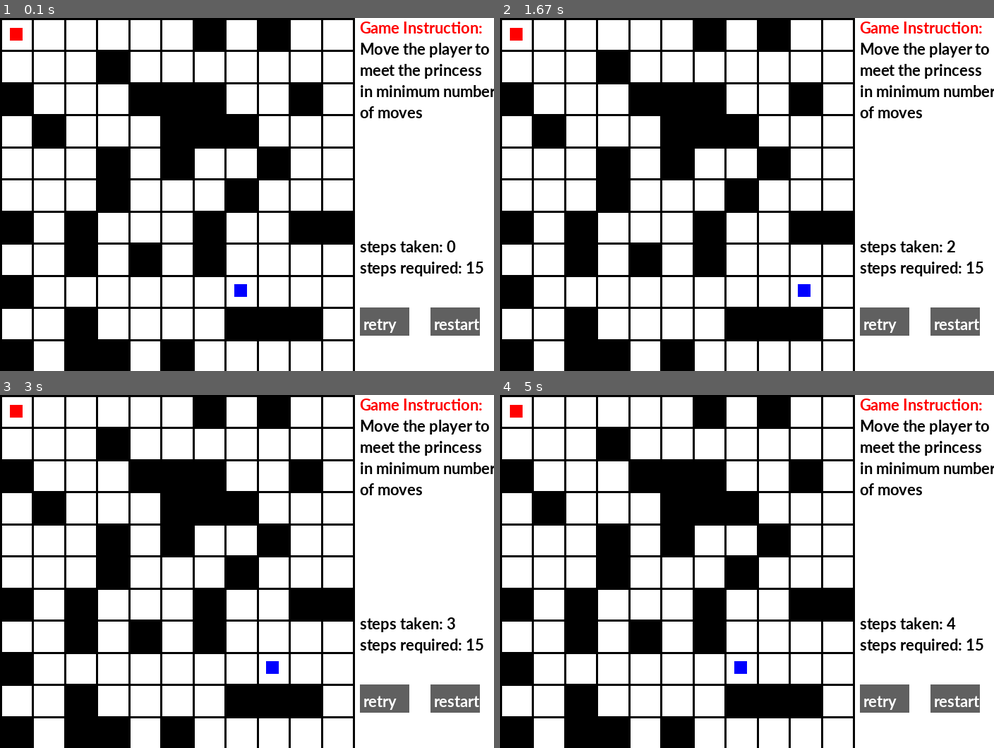
Above: before the commit, frames 1-4 (two rows, left to right).
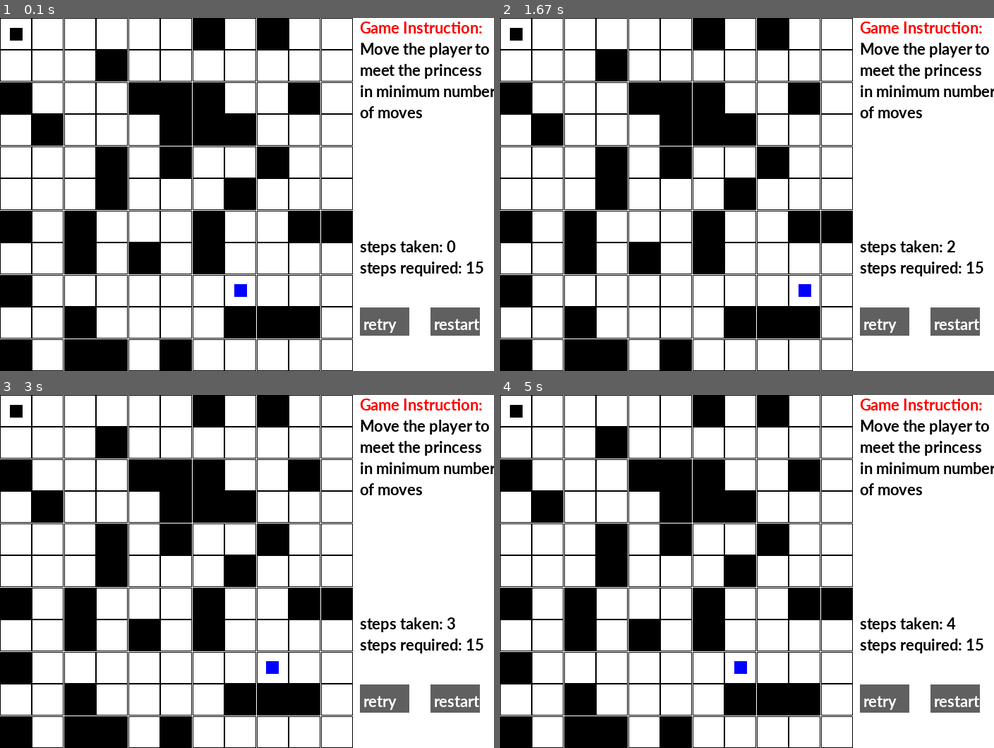
Above: after the commit, the same moments.

Repository: Vincent-lau/pygame_project
Game: pygame game, started from edu_game.py
The game is run twice, just before and just after one commit, with the same random seed, the same clock (stepped at 60 frames per second) and the same inputs.
Inputs (mouse positions are in pixels of both pictures, inside the frame that each line leads up to):
- Up to frame 1 (0.1 s): no input
- Up to frame 2 (1.67 s): hold Right 0.33-0.8 s; hold Right 1.17-1.63 s
- Up to frame 3 (3 s): hold Left 2.57-2.97 s
- Up to frame 4 (5 s): click (593, 518) at 3.05 s; hold Down 4.4-4.77 s; hold Left from 4.8 s (still down)

The runs differ from the first frame. In frame 1, 7.2% of the frame differs, in the area x 0-72%, y 0-100%; in frame 2, 7.2%; in frame 3, 7.2%; in frame 4, 7.2%.

Commit message:
tile as a class

Diff:
--- a/edu_game.py
+++ b/edu_game.py
@@ -12,8 +12,6 @@
 RED = (255, 0, 0)
 BLUE=(0,0,255)
 
-tile_group=pg.sprite.Group()
-wall_group=pg.sprite.Group()
 all_sprites_group=pg.sprite.Group()
 pg.init()
 font = pg.font.SysFont('Calibri', 25, True, False)
@@ -22,7 +20,7 @@
 screen = pg.display.set_mode(screenSize)
 
 
-class Player(pg.sprite.Sprite):
+class Character(pg.sprite.Sprite):
     def __init__(self,pos,cor,size,color):
         super().__init__()
         self.image=pg.Surface(size)
@@ -31,6 +29,7 @@
         self.image.fill(color)
         self.oriCor=copy.deepcopy(cor) # any oriCor must use deepcopy
         self.cor=cor    # cor[0] is the row number and cor[1] is the column number
+        self.size=size
 
     def tracking_key(self,keys):
         pass
@@ -44,12 +43,28 @@
     def reset(self):
         pass
 
-class Tile(pg.sprite.Sprite): # grid lines
-    def __init__(self,pos,size,color):
+
+class Tile(pg.sprite.Sprite):
+    def __init__(self,pos,size):
         super().__init__()
         self.image=pg.Surface(size)
         self.rect=self.image.get_rect(topleft=pos)
-        self.image.fill(color)
+        self.color=1
+        self.centre=[pos[0]+size[0]/2,pos[1]+size[1]/2]
+
+    def set_color(self,color):
+        # this is just a representation, color=1 means that the tile does not need to be filled,
+        # color=0 means it should be filled
+        self.color=color
+
+    def get_color(self):
+        return self.color
+
+    def get_centre(self):
+        return self.centre
+
+    def get_rect(self):
+        return self.rect
 
 
 class Button(object):
@@ -111,16 +126,18 @@
     maze=[]
     princessPos = [0, 0]
     nMazeNum = 0
-
+    tile_list=[]
     def __init__(self):
         super().__init__()
         self.myPlayer=Player1([0,0],[0,0],[0,0],BLACK)
 
+
     def initialise(self):
         # 1=wall 2=player 3=princess
 
         Level1.nMazeNum = random.randrange(5, 30)
         Level1.maze = [[0] * Level1.nMazeNum for i in range(Level1.nMazeNum)]
+        Level1.tile_list = [[0] * Level1.nMazeNum for i in range(Level1.nMazeNum)]
 
         nSpecialElement = random.randrange(0,
                                            int(Level1.nMazeNum * Level1.nMazeNum * 0.5))  # randrange [a,b), 60% of the Level1.maze is wall
@@ -145,40 +162,30 @@
             Level1.maze[wallCor // Level1.nMazeNum][wallCor % Level1.nMazeNum] = 1
 
         print(Level1.maze)
-        for i in range(Level1.nMazeNum + 1):  # +1 in oder to add grid lines of both ends
-            sideLength = 500 / Level1.nMazeNum
-            wall = Tile((0, i * sideLength), (500, 3), BLACK)  # adding grid lines
-            wall_group.add(wall)
-            all_sprites_group.add(wall)
-
-            for j in range(Level1.nMazeNum + 1):
-                if i == 0:
-                    wall = Tile((j * sideLength, 0), (3, 500), BLACK)
-                    wall_group.add(wall)
-                    all_sprites_group.add(wall)
-
-                if i == Level1.nMazeNum or j == Level1.nMazeNum:  # if it is the fringe of the Level1.maze, then go on
-                    continue
+        sideLength = 500 / Level1.nMazeNum
+        for i in range(Level1.nMazeNum):
+            for j in range(Level1.nMazeNum):
+
+                t = Tile((j * sideLength, i * sideLength), (sideLength, sideLength))
+                print(j * sideLength, i * sideLength)
 
                 if Level1.maze[i][j] == 1:
-
-                    tile = Tile([j * sideLength, i * sideLength], [sideLength + 0.8, sideLength + 0.8], BLACK)
-                    # adding 0.8 is not a very good way but makes the Level1.maze look better
-                    tile_group.add(tile)
-                    all_sprites_group.add(tile)
+                    t.set_color(0)
 
                 elif Level1.maze[i][j] == 2:
                     size = [sideLength * 0.4,
                             sideLength * 0.4]  # the size of the player will make up two fifths of a tile
-                    self.myPlayer = Player1((j * sideLength + sideLength * 0.3, i * sideLength + sideLength * 0.3), [i, j],
+                    self.myPlayer = Player1((t.get_centre()[0] - size[0] /2,  + t.get_centre()[1] - size[1]/2), [i, j],
                                       size, BLUE)  # player is centred
                     all_sprites_group.add(self.myPlayer)
 
                 elif Level1.maze[i][j] == 3:
                     size = [sideLength * 0.4, sideLength * 0.4]
-                    princess = Tile((j * sideLength + sideLength * 0.3, i * sideLength + sideLength * 0.3), size, RED)
+                    princess = Tile((t.get_centre()[0] - size[0] /2,  + t.get_centre()[1] - size[1]/2), size)
                     all_sprites_group.add(princess)
                     Level1.princessPos = [i, j]
+
+                Level1.tile_list[i][j]=t
 
     def get_solution(self):
         self.solution=-1
@@ -203,6 +210,11 @@
                 q.append([newR, newC, s[2] + 1])
                 visited[newR][newC] = 1
 
+    def draw_tiles(self):
+        for i in range(Level1.nMazeNum):
+            for j in range(Level1.nMazeNum):
+                t=Level1.tile_list[i][j]
+                pg.draw.rect(screen,BLACK,t.get_rect(),t.get_color()*1)
 
 
     def display_information(self):
@@ -235,9 +247,7 @@
     def restart(self):
         if self.restartButton.isPressed():
             all_sprites_group.empty()
-            wall_group.empty()
-            tile_group.empty()
-
+            self.tile_list=[]
             self.pre_update()
 
     def pre_update(self):
@@ -245,6 +255,7 @@
         self.get_solution()
 
     def update(self):
+        self.draw_tiles()
         self.retryButton.update()
         self.retry()
         self.restart()
@@ -253,52 +264,38 @@
 
 
 
-class Player1(Player):  # class Player1 is a friend of class Level1
+class Player1(Character):  # class Player1 is a friend of class Level1
 
     def __init__(self, pos, cor, size, color):
-        Player.__init__(self,pos, cor, size, color)
+        Character.__init__(self,pos, cor, size, color)
         self.oriTime=self.time=0
 
     def tracking_key(self,keys):
-        dis=500/Level1.nMazeNum
         if keys==pg.K_RIGHT:
-            self.move([self.rect.x+dis,self.rect.y])
+            self.move([self.cor[0],self.cor[1]+1])
         elif keys==pg.K_LEFT:
-            self.move([self.rect.x-dis,self.rect.y])
+            self.move([self.cor[0], self.cor[1] -1])
         elif keys==pg.K_UP:
-            self.move([self.rect.x,self.rect.y-dis])
+            self.move([self.cor[0]-1, self.cor[1]])
         elif keys==pg.K_DOWN:
-            self.move([self.rect.x,self.rect.y+dis])
-
-    def move(self,endPos):
-        endX=endPos[0]
-        endY=endPos[1]
-        dirX = endX - self.rect.x
-        dirY = endY - self.rect.y
-        newR = self.cor[0]
-        newC = self.cor[1]
-
-        if dirX > 0:
-            newC=self.cor[1] + 1
-        elif dirX < 0:
-            newC=self.cor[1] - 1
-
-        if dirY > 0:
-            newR=self.cor[0] + 1
-        elif dirY<0:
-            newR=self.cor[0] - 1
-
+            self.move([self.cor[0]+1, self.cor[1]])
+
+    def move(self,endCor):
+        newR=endCor[0]
+        newC=endCor[1]
         flag = (0<=newR<Level1.nMazeNum) and (0<=newC<Level1.nMazeNum) and (Level1.maze[newR][newC]!=1)
 
         if flag:
-            if dirX:
-                self.rect.move_ip(dirX , 0)
-                self.cor[1]=newC
-                self.time+=1
-            if dirY:
-                self.rect.move_ip(0 , dirY)
-                self.cor[0]=newR
-                self.time+=1
+            newCentre = Level1.tile_list[newR][newC].get_centre()
+            newX = newCentre[0] - self.size[0] / 2
+            newY = newCentre[1] - self.size[1] / 2
+            self.rect.x=newX
+            self.rect.y=newY
+            self.cor[0]=newR
+            self.cor[1]=newC
+            self.time+=1
+
+
 
     def get_time(self):
         return self.time
